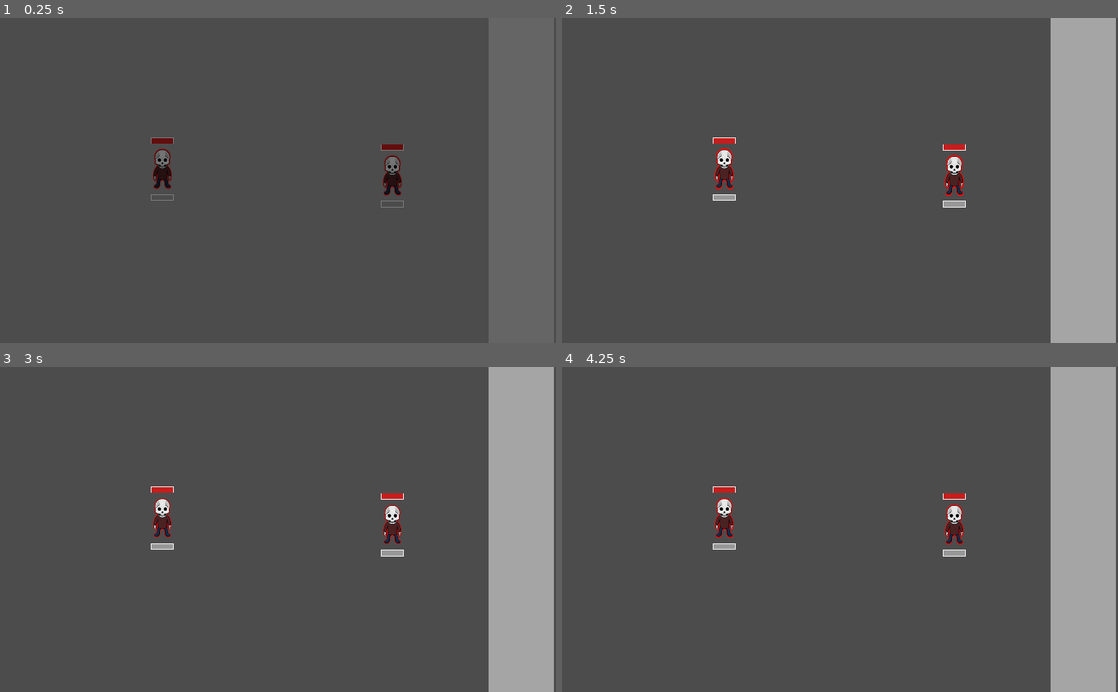
Above: before the commit, frames 1-4 (two rows, left to right).
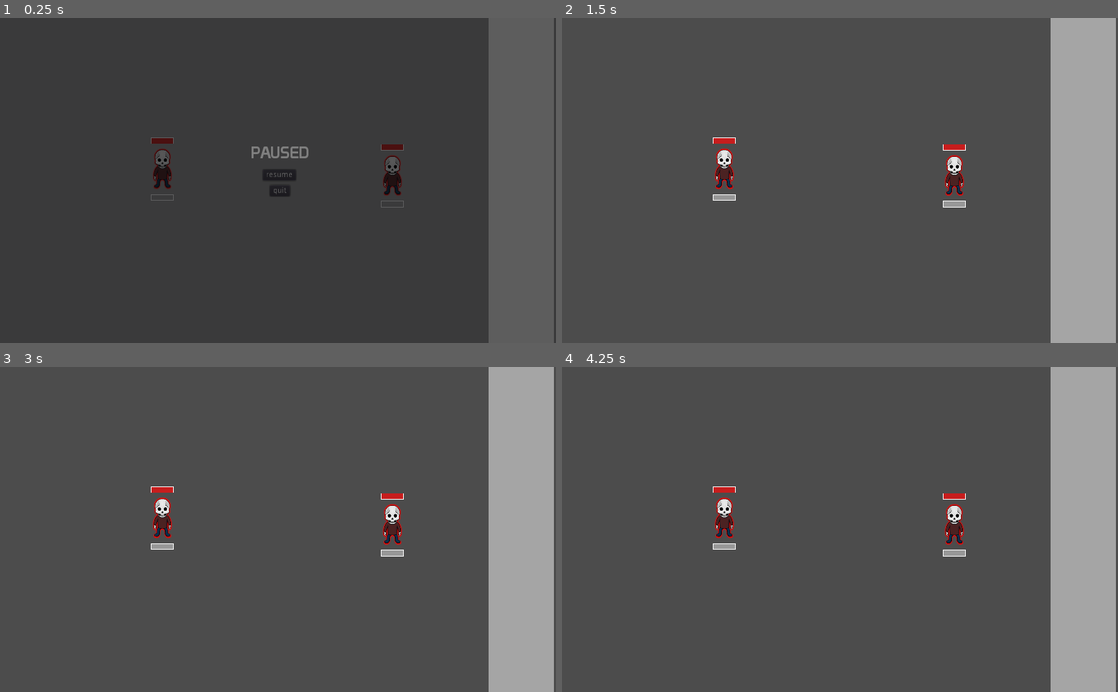
Above: after the commit, the same moments.

Repository: ArthurTui/aius
Game: Godot game, scene res://stages/test_stage.tscn
Two runs of this game, one before a commit and one after it. Both use one fixed random seed, a clock stepped at 60 frames per second and the inputs below.
Inputs (mouse positions are in pixels of both pictures, inside the frame that each line leads up to):
- Up to frame 1 (0.25 s): no input
- Up to frame 2 (1.5 s): tap Enter (ui_accept) at 0.5, 0.77 s; move the mouse to (962, 164) at 0.52 s; hold Right (ui_right) 0.53-1.25 s; click (840, 174) at 1.25 s, where only the run after the commit has a clickable "resume"
- Up to frame 3 (3 s): move the mouse to (166, 545) at 2.02 s; hold Down (ui_down) 2.03-2.78 s; tap Enter (ui_accept) at 2.27 s; move the mouse to (333, 458) at 2.77 s; hold Right (ui_right) from 2.78 s (still down)
- Up to frame 4 (4.25 s): move the mouse to (812, 594) at 3.52 s; release Right (ui_right) at 3.53 s; hold Up (ui_up) from 3.53 s (still down); tap Enter (ui_accept) at 3.77 s

The runs differ from the first frame. In frame 1, 0.8% of the frame differs, in the area x 27-73%, y 36-59%; in frame 2, less than 0.1%; in frame 3, 0.1%; in frame 4, less than 0.1%.

Commit message:
battle instancia as nodes e reordena elas, ao inves de intanciar todas na ordem tela de pause não aparece mais no inicio da batalha automaticamente (workaround bem pedreiro)

Diff:
--- a/maguinhos/menus/pause_screen.tscn
+++ b/maguinhos/menus/pause_screen.tscn
@@ -14,7 +14,6 @@
 [node name="pause_screen" type="Panel"]
 
 pause_mode = 2
-visible = false
 self_modulate = Color( 1, 1, 1, 0.301961 )
 anchor_left = 0.0
 anchor_top = 0.0
@@ -30,9 +29,6 @@
 size_flags_vertical = 1
 script = ExtResource( 1 )
 _sections_unfolded = [ "Pause", "Visibility" ]
-__meta__ = {
-"_edit_lock_": true
-}
 
 [node name="Label" type="Label" parent="." index="0"]
 
@@ -107,6 +103,15 @@
 flat = false
 align = 1
 
+[node name="work_timer" type="Timer" parent="." index="3"]
+
+process_mode = 1
+wait_time = 0.5
+one_shot = false
+autostart = true
+
 [connection signal="pressed" from="resume" to="." method="_on_resume_pressed"]
 
 [connection signal="pressed" from="quit" to="." method="_on_quit_pressed"]
+
+[connection signal="timeout" from="work_timer" to="." method="_on_work_timer_timeout"]
--- a/maguinhos/stages/battle.gd
+++ b/maguinhos/stages/battle.gd
@@ -3,7 +3,6 @@
 var positions = [Vector2(200, 300), Vector2(800, 300), Vector2(510, 100), Vector2(510, 500)]
 
 var char_scn = preload("res://characters/character.tscn")
-var pause_scn = preload("res://menus/pause_screen.tscn")
 
 var living = 0
 
@@ -32,9 +31,11 @@
 		char_inst.controller_device = key
 
 		add_child(char_inst)
-	# we instance the pause scene last so that is stays above everything and everyone
-	add_child(pause_scn.instance())
+		# move the children up so that they stay above the ground but below the pause
+		# screen and the winner label
+		move_child(get_node(str("Character", player)), 1)
 
+	$pause_screen.start()
 	set_process(true)
 
 
--- a/maguinhos/stages/battle.tscn
+++ b/maguinhos/stages/battle.tscn
@@ -1,8 +1,9 @@
-[gd_scene load_steps=6 format=2]
+[gd_scene load_steps=7 format=2]
 
 [ext_resource path="res://stages/battle.gd" type="Script" id=1]
 [ext_resource path="res://stages/forest/ground only.jpg" type="Texture" id=2]
 [ext_resource path="res://menus/resources/Prototype.ttf" type="DynamicFontData" id=3]
+[ext_resource path="res://menus/pause_screen.tscn" type="PackedScene" id=4]
 
 [sub_resource type="DynamicFont" id=1]
 
@@ -98,4 +99,6 @@
 one_shot = true
 autostart = false
 
+[node name="pause_screen" parent="." index="3" instance=ExtResource( 4 )]
+
 [connection signal="timeout" from="win_timer" to="." method="_on_win_timer_timeout"]
--- a/maguinhos/stages/pause_menu.gd
+++ b/maguinhos/stages/pause_menu.gd
@@ -1,14 +1,18 @@
 extends Panel
 
+var can_process = false
 
-func _ready():
-	self.hide()
+func start():
+	self.visible = false
 	get_tree().paused = false
-	set_process(true)
 
 
 func _process(delta):
-	if Input.is_action_just_pressed("pause"):
+	# for some reason, the "start" a player pressed on the CSS
+	# was registered here and paused the game everytime the
+	# battle scene was instanciated, so the "can_process" variable
+	# is a workaround
+	if Input.is_action_just_pressed("pause") and can_process:
 		_on_resume_pressed()
 
 
@@ -20,3 +24,6 @@
 func _on_quit_pressed():
 	get_tree().paused = false
 	get_tree().change_scene("res://menus/CSS.tscn")
+
+func _on_work_timer_timeout():
+	can_process = true
